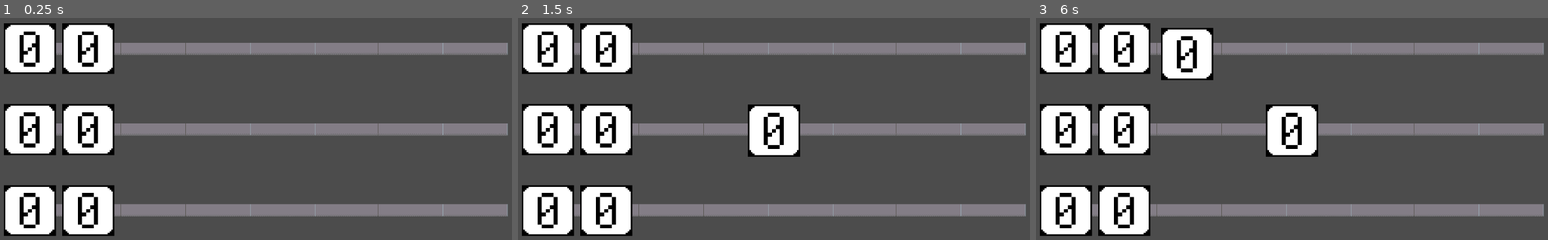
Above: before the commit, frames 1-3 (left to right).
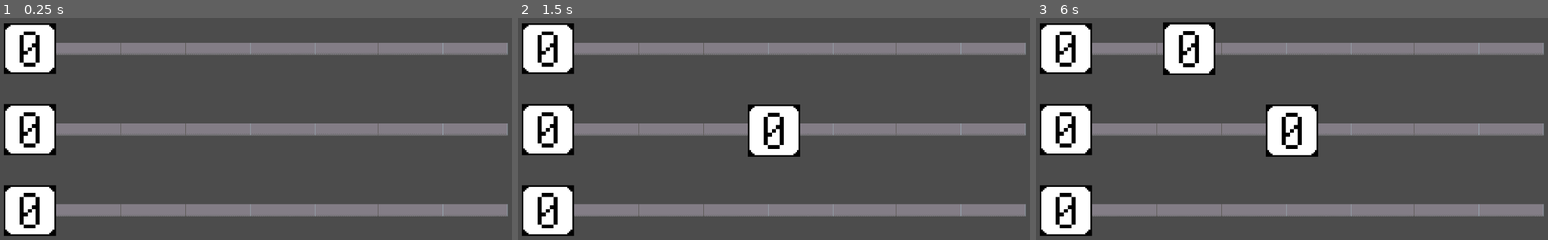
Above: after the commit, the same moments.

Repository: Raelr/Quantum-Attorney
Game: Godot game, scene res://Main.tscn
The game is run twice, just before and just after one commit, with the same random seed, the same clock (stepped at 60 frames per second) and the same inputs.
Inputs (mouse positions are in pixels of both pictures, inside the frame that each line leads up to):
- Up to frame 1 (0.25 s): no input
- Up to frame 2 (1.5 s): tap Enter at 0.5 s; move the mouse to (891, 115) at 0.52 s; press the mouse at (891, 115) at 0.53 s; tap Space (space) at 1.25 s; move the mouse to (671, 146) at 1.27 s; release the mouse at (671, 146) at 1.28 s; click (671, 146) at 1.35 s
- Up to frame 3 (6 s): tap Enter at 2, 3.5 s; move the mouse to (1343, 62) at 2.02 s; press the mouse at (1343, 62) at 2.03 s; tap Space (space) at 2.1, 2.75, 4.25, 4.35 s; move the mouse to (1266, 191) at 2.77 s; release the mouse at (1266, 191) at 2.78 s; click (1266, 191) at 2.85 s; move the mouse to (1450, 175) at 3.52 s; press the mouse at (1450, 175) at 3.53 s; move the mouse to (1133, 84) at 4.27 s; release the mouse at (1133, 84) at 4.28 s; click (1133, 84) at 4.55 s; move the mouse to (1317, 131) at 5.02 s; press the mouse at (1317, 131) at 5.03 s; move the mouse to (1215, 53) at 5.77 s; release the mouse at (1215, 53) at 5.78 s; click (1215, 53) at 5.85 s

The runs differ from the first frame. In frame 1, 7.0% of the frame differs, in the area x 12-23%, y 2-99%; in frame 2, 7.0%; in frame 3, 8.5%, in the area x 12-36%, y 1-99%.

Commit message:
Added ability to snap to wire position

Diff:
--- a/UTS-QuantumComputingGame/Bit.gd
+++ b/UTS-QuantumComputingGame/Bit.gd
@@ -3,6 +3,7 @@
 var bit
 var label
 var is_movable
+var speed = 50
 
 func _ready():
 	bit = 0
--- a/UTS-QuantumComputingGame/UI.gd
+++ b/UTS-QuantumComputingGame/UI.gd
@@ -10,7 +10,7 @@
 
 onready var wireboard = get_node("/root/Node2D/WireBoard")
 
-func check_input():
+func check_input(delta):
 	mouse_pos = get_global_mouse_position()
 	if Input.is_action_just_pressed("left_click"):
 		check_for_ray_target()
@@ -18,13 +18,15 @@
 			target.on_click()
 	elif Input.is_action_pressed("left_click") and !is_held:
 		is_held = true
-		wireboard.check_wires(mouse_pos)
 	elif Input.is_action_just_released("left_click"):
+		if target and target.is_movable:
+			var slot = wireboard.check_wires(target.position)
+			if slot:
+				target.position = slot
 		is_held = false
 		target = null
 	elif Input.is_action_just_pressed("space"):
 		spawn_bit()
-
 
 func check_for_ray_target():
 	space_state = get_world_2d().direct_space_state
@@ -46,6 +48,6 @@
 	return position + direction * distance
 
 func _physics_process(delta):
-	check_input()
+	check_input(delta)
 	if target != null and is_held and target.is_movable:
 		target.position = mouse_pos + offset
--- a/UTS-QuantumComputingGame/Wire.gd
+++ b/UTS-QuantumComputingGame/Wire.gd
@@ -19,7 +19,6 @@
 			if object.name.find("Kinematic"):
 				bit = object
 			wire_positions.erase(object)
-	spawn_UI(wire_positions[0].position)
 	init_shape_extents()
 
 func init_shape_extents():
@@ -54,3 +53,14 @@
 	var y = coords.y < max_y and coords.y > min_y
 
 	return x and y
+
+func get_closest_slot(coords):
+	var closest
+	var min_dist = 1000000
+
+	for pos in wire_positions:
+		var dist = (coords - pos.global_position).length()
+		if  dist < min_dist:
+			closest = pos
+			min_dist = dist
+	return closest.global_position
--- a/UTS-QuantumComputingGame/WireBoard.gd
+++ b/UTS-QuantumComputingGame/WireBoard.gd
@@ -6,9 +6,11 @@
 	 wires = get_children()
 
 func check_wires(coords):
-	#print(coords)
+	var target_wire
 	for wire in wires:
 		var is_in = wire.check_in_bounds(coords)
 		if is_in:
-			print(wire)
-			return wire
+			target_wire = wire
+			break
+	if target_wire:
+		return target_wire.get_closest_slot(coords)
